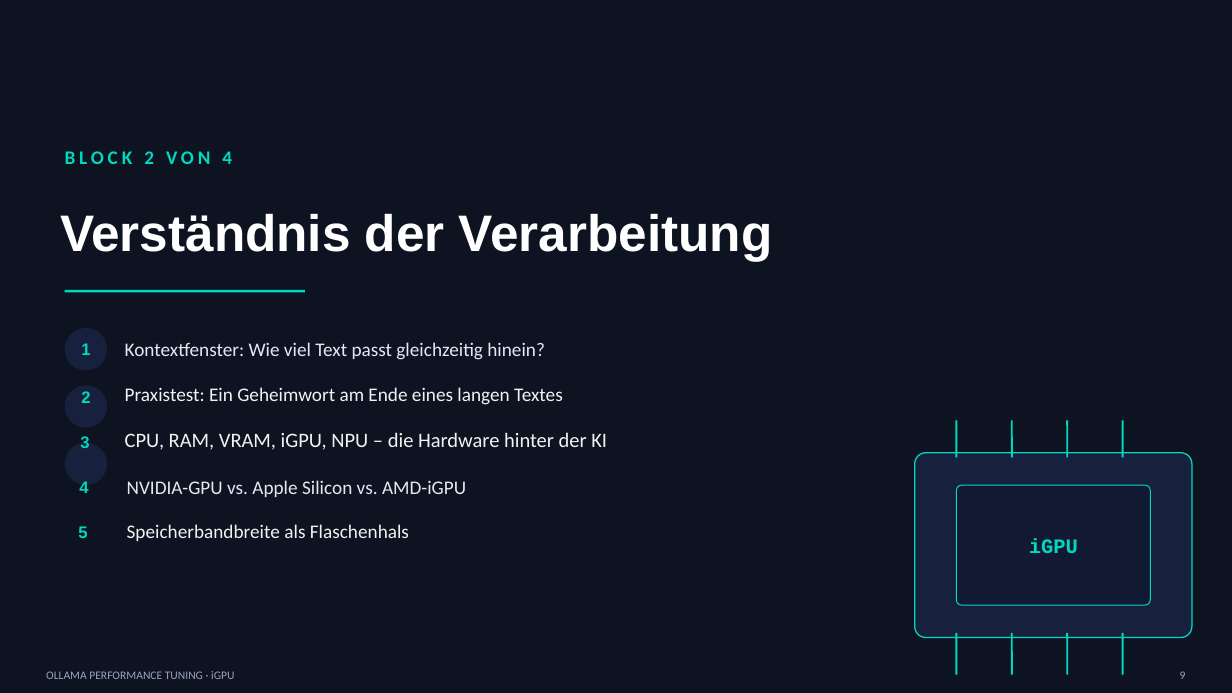
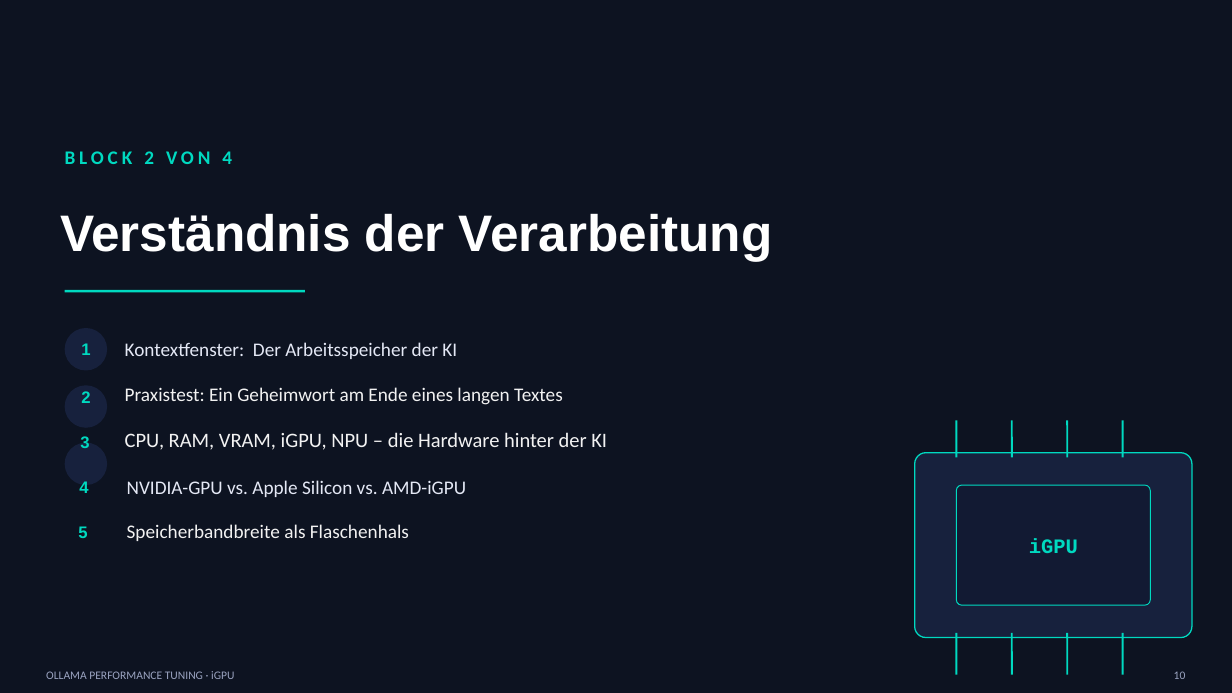
Before and after one commit to Ralfhgw/igpu-performance-tuning, a slide deck: slide 10 of Ollama_iGPU_Performance_Tuning.pptx (slide 9 before the commit). Drawn at 1232x693 pixels with LibreOffice and Linux fonts; fonts in the diff are those of the drawing. Boxes give left, top, right and bottom in pixels: in the first picture for what was removed or moved away, otherwise in the second. Text is boxed around its words. In the diff, an @@ line names an element or a change of style, - is before the commit and + after.

```diff
--- a/Ollama_iGPU_Performance_Tuning.pptx
+++ b/Ollama_iGPU_Performance_Tuning.pptx
@@ text at (125, 342, 457, 359): text changed @@
-Kontextfenster: Wie viel Text passt gleichzeitig hinein?
+Kontextfenster: Der Arbeitsspeicher der KI
@@ text at (1174, 671, 1186, 679): text changed @@
-9
+10
```
Also in this commit, not shown: 23 other slides changed, 2 slides added, 9 slides removed, 8 other files.
